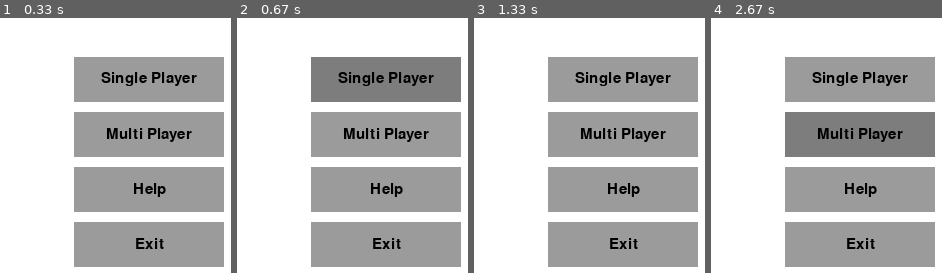
Above: before the commit, frames 1-4 (left to right).
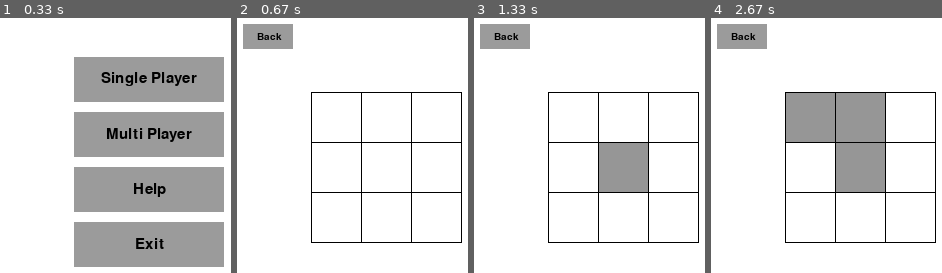
Above: after the commit, the same moments.

Repository: Erickkbentz/tic-tac-toe
Game: pygame game, started from pygame-main.py
The game is run twice, just before and just after one commit, with the same random seed, the same clock (stepped at 60 frames per second) and the same inputs.
Inputs (mouse positions are in pixels of both pictures, inside the frame that each line leads up to):
- Up to frame 1 (0.33 s): no input
- Up to frame 2 (0.67 s): press the mouse at (387, 79) at 0.37 s; move the mouse to (398, 86) at 0.47 s; release the mouse at (410, 94) at 0.6 s
- Up to frame 3 (1.33 s): press the mouse at (624, 165) at 0.7 s; move the mouse to (617, 193) at 0.8 s; release the mouse at (612, 222) at 0.93 s
- Up to frame 4 (2.67 s): press the mouse at (861, 132) at 1.53 s; move the mouse to (835, 102) at 1.63 s; release the mouse at (810, 69) at 1.77 s; click (821, 122) at 2.38 s

Frame 1 is identical in both runs. In frame 2, 48% of the frame differs, in the area x 2-98%, y 2-98%; in frame 3, 46%; in frame 4, 47%.

Commit message:
Add basic navigation

Diff:
--- a/pygame-main.py
+++ b/pygame-main.py
@@ -7,7 +7,6 @@
 pygame.init()
 screen = pygame.display.set_mode((300, 300))
 clock = pygame.time.Clock()
-running = True
 # Define grid parameters
 grid_color = (0, 0, 0)  # black
 cell_size = 50  # size of each cell in the grid
@@ -18,30 +17,29 @@
 start_y = screen.get_height() // 2 - (cell_size * grid_size) // 2
 
 cell_colors = [[(255, 255, 255) for _ in range(grid_size)] for _ in range(grid_size)]  # initialize with white color
+pygame.display.set_caption("Tic Tac Toe")
 
-
-def menu_button(string, x, y, width, height, color, hover_color):
+def menu_button(string,font,  x, y, width, height, color, hover_color, action=None):
     mouse = pygame.mouse.get_pos()
+    click = pygame.mouse.get_pressed()
     if x + width > mouse[0] > x and y + height > mouse[1] > y:
         pygame.draw.rect(screen, hover_color, (x, y, width, height))
-        print("Button clicked")
+        if click[0] == 1:
+            if action is not None:
+                action()
+            print("Button clicked")
     else:
         pygame.draw.rect(screen, color, (x, y, width, height))
-    font = pygame.font.Font('freesansbold.ttf', 15)
+    font = pygame.font.Font('freesansbold.ttf', font)
     text = font.render(string, True, (0, 0, 0))
     text_rect = text.get_rect()
     text_rect.center = (x + width // 2, y + height // 2)
     screen.blit(text, text_rect)
 
 
-def menu():
-    menu_button("Single Player", 75, 40, 150, 45, (155, 155, 155), (125, 125, 125))
-    menu_button("Multi Player", 75, 95, 150, 45, (155, 155, 155), (125, 125, 125))
-    menu_button("Help", 75, 150, 150, 45, (155, 155, 155), (125, 125, 125))
-    menu_button("Exit", 75, 205, 150, 45, (155, 155, 155), (125, 125, 125))
+def draw_board():
+    menu_button("Back", 10, 7.5, 7.5, 50, 25, (155, 155, 155), (125, 125, 125), main_menu)
 
-
-def draw_board():
     # Draw the cells
     for x in range(grid_size):
         for y in range(grid_size):
@@ -54,47 +52,57 @@
         pygame.draw.line(screen, grid_color, (start_x, start_y + y * cell_size), (start_x + cell_size * grid_size, start_y + y * cell_size))
 
 
-while running:
-    pygame.display.set_caption("Tic Tac Toe")
-    # poll for events
-    # pygame.QUIT event means the user clicked X to close your window
-    for event in pygame.event.get():
-        if event.type == pygame.QUIT:
-            running = False
+def single_player_game():
+    while True:
+        for event in pygame.event.get():
+            if event.type == pygame.QUIT:
+                pygame.quit()
+                quit()
+            if event.type == pygame.MOUSEBUTTONDOWN:  # A mouse click has occurred
+                mouse_x, mouse_y = event.pos
+                if start_x <= mouse_x <= start_x + cell_size * grid_size and start_y <= mouse_y <= start_y + cell_size * grid_size:
+                    cell_x = (mouse_x - start_x) // cell_size
+                    cell_y = (mouse_y - start_y) // cell_size
+                    print(f"Mouse clicked in cell ({cell_x}, {cell_y})")
+                    cell_colors[cell_x][cell_y] = (150, 150, 150)
 
-        if event.type == pygame.KEYDOWN:
-            if event.key == pygame.K_UP:
-                print("UP key pressed")
-            if event.key == pygame.K_DOWN:
-                print("DOWN key pressed")
-            if event.key == pygame.K_LEFT:
-                print("LEFT key pressed")
-            if event.key == pygame.K_RIGHT:
-                print("RIGHT key pressed")
+        screen.fill("white")
 
-        if event.type == pygame.MOUSEMOTION:
-            print(event.pos)
+        draw_board()
 
-        if event.type == pygame.MOUSEBUTTONDOWN:  # A mouse click has occurred
-            mouse_x, mouse_y = event.pos
-            if start_x <= mouse_x <= start_x + cell_size * grid_size and start_y <= mouse_y <= start_y + cell_size * grid_size:
-                cell_x = (mouse_x - start_x) // cell_size
-                cell_y = (mouse_y - start_y) // cell_size
-                print(f"Mouse clicked in cell ({cell_x}, {cell_y})")
-                cell_colors[cell_x][cell_y] = (150, 150, 150)
+        pygame.display.flip()
+        clock.tick(60)
 
 
-    # fill the screen with a color to wipe away anything from last frame
-    screen.fill("white")
-
-    # RENDER YOUR GAME HERE
-
-    menu()
+def exit_game():
+    pygame.quit()
+    quit()
 
 
-    # flip() the display to put your work on screen
-    pygame.display.flip()
+def main_menu():
+    while True:
 
-    clock.tick(60)  # limits FPS to 60
+        # poll for events
+        # pygame.QUIT event means the user clicked X to close your window
+        for event in pygame.event.get():
+            if event.type == pygame.QUIT:
+                pygame.quit()
+                quit()
 
-pygame.quit()
+        # fill the screen with a color to wipe away anything from last frame
+        screen.fill("white")
+
+        # RENDER YOUR GAME HERE
+
+        menu_button("Single Player", 15, 75, 40, 150, 45, (155, 155, 155), (125, 125, 125), single_player_game)
+        menu_button("Multi Player", 15, 75, 95, 150, 45, (155, 155, 155), (125, 125, 125))
+        menu_button("Help", 15, 75, 150, 150, 45, (155, 155, 155), (125, 125, 125))
+        menu_button("Exit", 15, 75, 205, 150, 45, (155, 155, 155), (125, 125, 125), exit_game)
+
+        # flip() the display to put your work on screen
+        pygame.display.flip()
+
+        clock.tick(60)  # limits FPS to 60
+
+
+main_menu()
